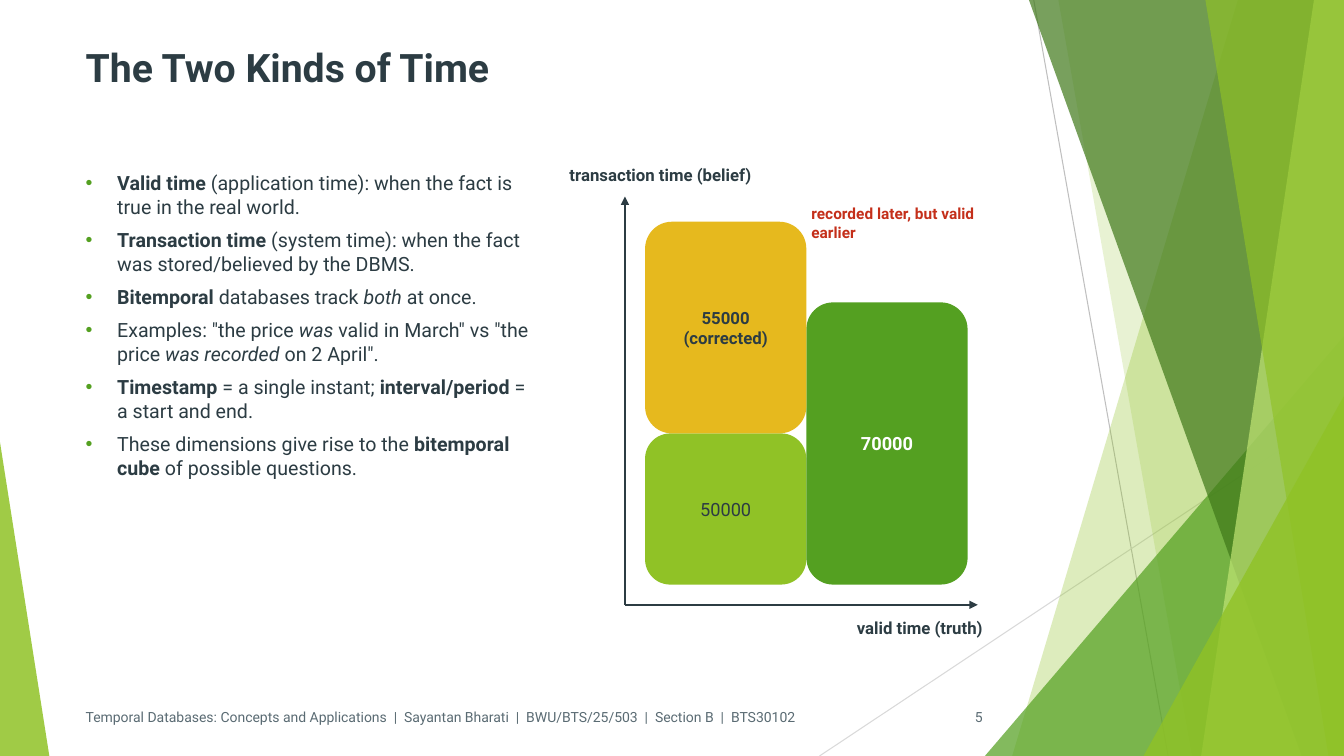
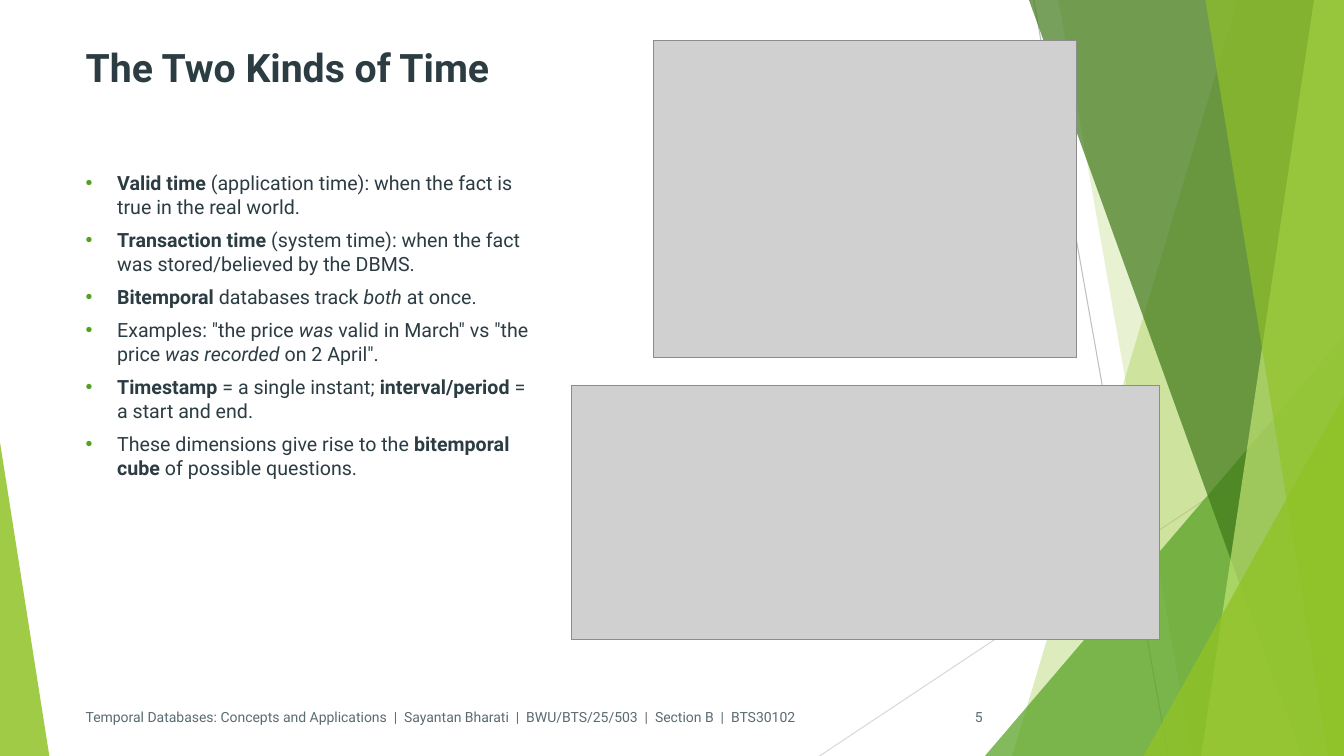
Before and after one commit to Sayantan-B-dev/SM_BtechSyllabusBWU, a slide deck: slide 5 of 3rdSem/Assignments/pptx/dbms/PPT_BTS30102_DBMS_Sayantan_Bharati.pptx. Drawn at 1344x756 pixels with LibreOffice and Linux fonts; fonts in the diff are those of the drawing; grey boxes stand for pictures. Boxes give left, top, right and bottom in pixels: in the first picture for what was removed or moved away, otherwise in the second. Text is boxed around its words. In the diff, an @@ line names an element or a change of style, - is before the commit and + after.

```diff
--- a/3rdSem/Assignments/pptx/dbms/PPT_BTS30102_DBMS_Sayantan_Bharati.pptx
+++ b/3rdSem/Assignments/pptx/dbms/PPT_BTS30102_DBMS_Sayantan_Bharati.pptx
@@ picture added at (x1=653, y1=40, x2=1077, y2=358) @@
@@ text removed at (x1=569, y1=168, x2=751, y2=185) @@
-transaction time (belief)
@@ arrow removed from (625, 605) to (625, 197) @@
@@ text removed at (x1=811, y1=207, x2=974, y2=238) @@
-recorded later, but valid earlier
@@ rounded rectangle removed at (x1=645, y1=222, x2=807, y2=434) @@
-55000 (corrected)
@@ rounded rectangle removed at (x1=807, y1=302, x2=968, y2=585) @@
-70000
@@ picture added at (x1=572, y1=385, x2=1159, y2=640) @@
@@ rounded rectangle removed at (x1=645, y1=434, x2=807, y2=585) @@
-50000
@@ arrow removed from (625, 605) to (978, 605) @@
@@ text removed at (x1=857, y1=621, x2=983, y2=638) @@
-valid time (truth)
```
Also in this commit, not shown: 9 other slides changed, 1 other file.
